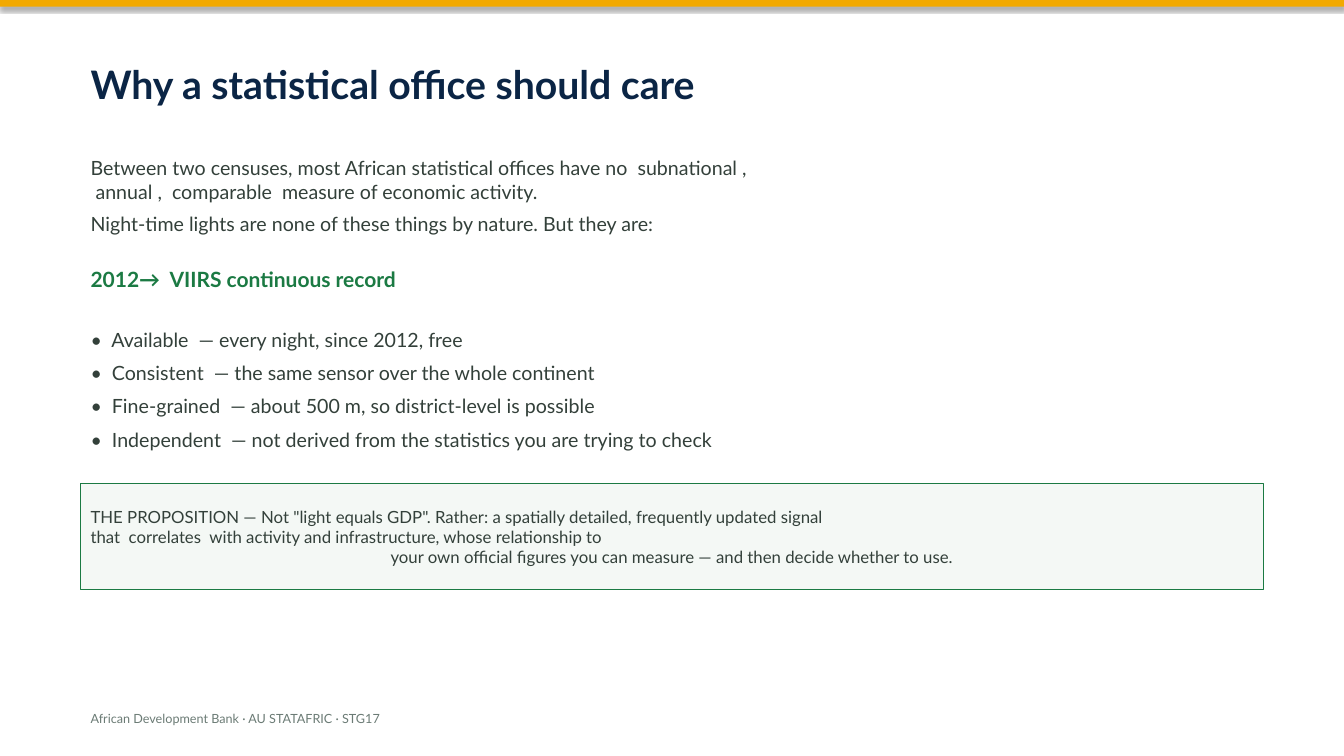
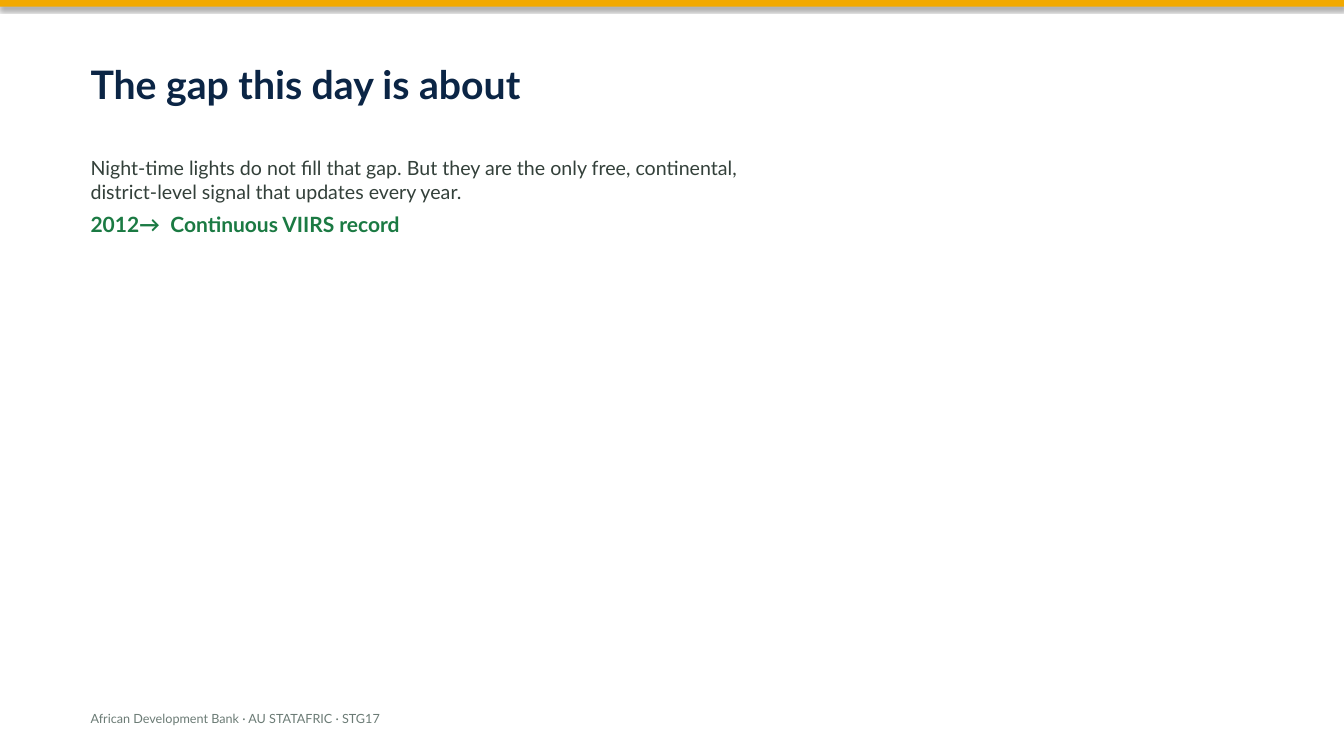
Before and after one commit to datainnov4africa-web/stg17-workshop, a slide deck: slide 2 of docs/slides/pptx/08-ntl-what-darkness-tells-us-en.pptx. Drawn at 1344x756 pixels with LibreOffice and Linux fonts; fonts in the diff are those of the drawing. Boxes give left, top, right and bottom in pixels: in the first picture for what was removed or moved away, otherwise in the second. Text is boxed around its words. In the diff, an @@ line names an element or a change of style, - is before the commit and + after.

```diff
--- a/docs/slides/pptx/08-ntl-what-darkness-tells-us-en.pptx
+++ b/docs/slides/pptx/08-ntl-what-darkness-tells-us-en.pptx
@@ text at box(91, 70, 520, 106): text changed @@
-Why a statistical office should care
+The gap this day is about
@@ text at box(91, 160, 737, 203): text changed @@
-Between two censuses, most African statistical offices have no subnational ,
-annual , comparable measure of economic activity.
+Night-time lights do not fill that gap. But they are the only free, continental,
+district-level signal that updates every year.
@@ text at box(91, 216, 399, 232): text changed @@
-2012→ VIIRS continuous record
+2012→ Continuous VIIRS record
@@ text removed at box(91, 216, 653, 235) @@
-Night-time lights are none of these things by nature. But they are:
@@ text removed at box(111, 332, 712, 451) @@
-• Available — every night, since 2012, free
-• Consistent — the same sensor over the whole continent
-• Fine-grained — about 500 m, so district-level is possible
-• Independent — not derived from the statistics you are trying to check
@@ rectangle removed at box(81, 484, 1263, 590) @@
-THE PROPOSITION — Not "light equals GDP". Rather: a spatially detailed, frequently updated signal
-that correlates with activity and infrastructure, whose relationship to
-your own official figures you can measure — and then decide whether to use.
```
Also in this commit, not shown: 11 other slides changed, 3 slides added, 11 other files.
